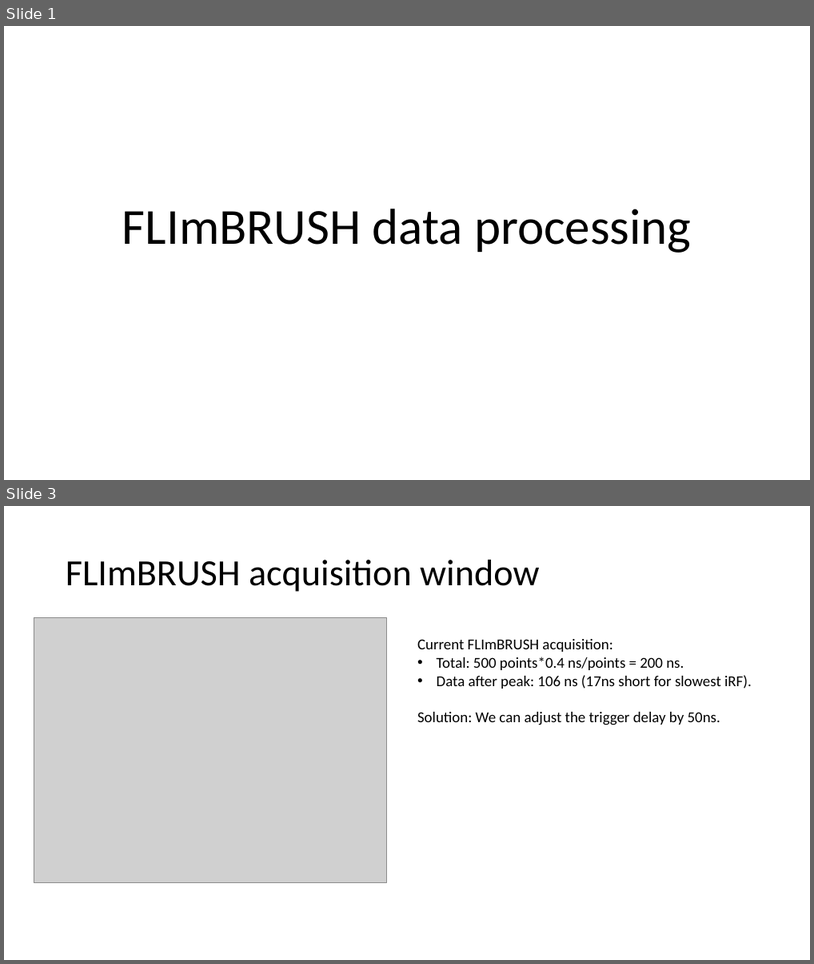
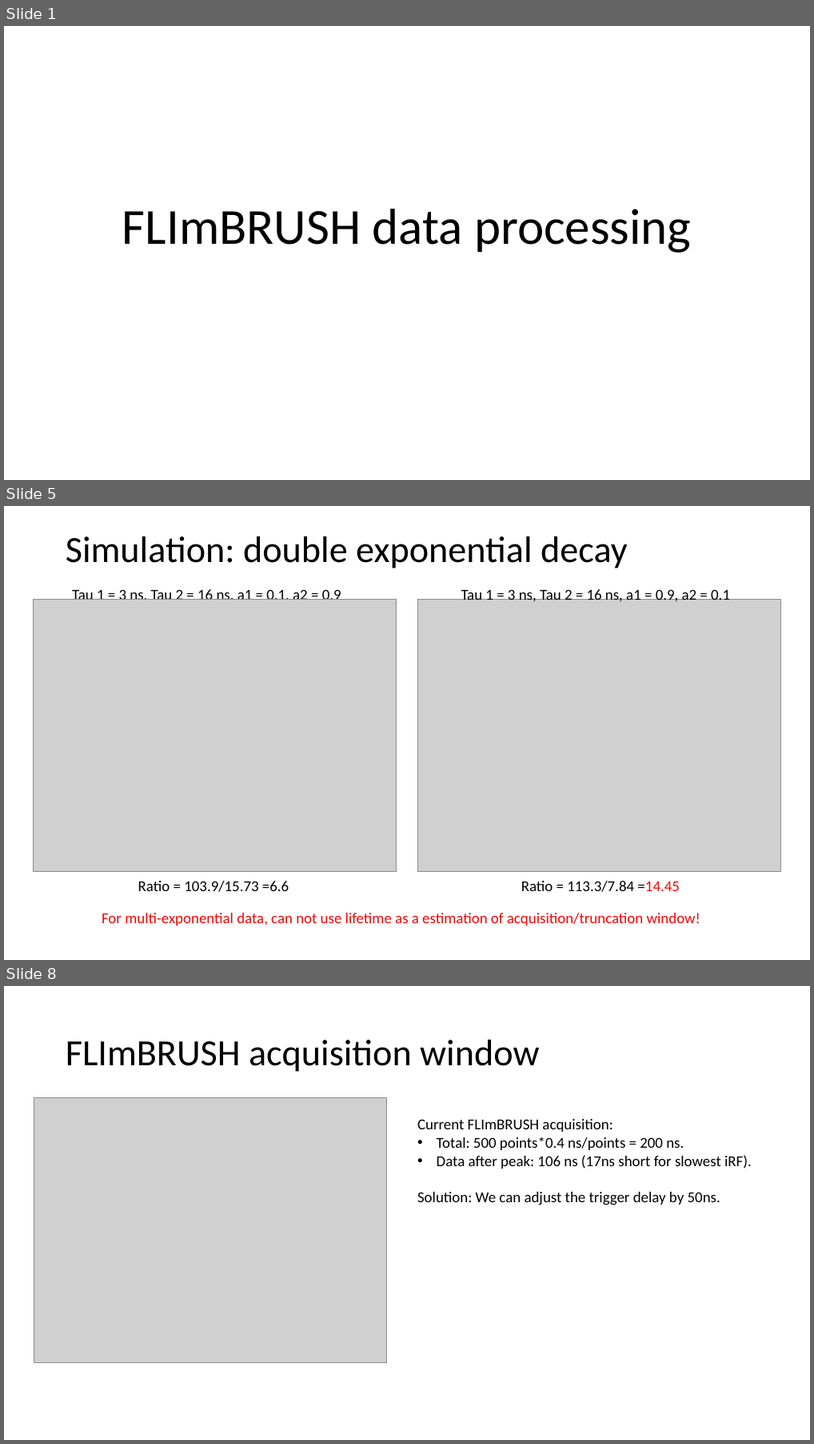
Before and after one commit to marculab/FLImBrushDataProcessingTool, a slide deck: AlphaDeterminatin/FLImBRUSH data processing.pptx. Shown one above the other, each under a label of ours: slides 1 and 3 before the commit, slides 1, 5 and 8 after it; the slides between them are not shown. The pictures are 814x964 and 814x1444 pixels, drawn with LibreOffice and Linux fonts; fonts in the diff are those of the drawing; grey boxes stand for pictures. Boxes give left, top, right and bottom in pixels: in the first picture for what was removed or moved away, otherwise in the second. Text is boxed around its words. In the diff, an @@ line names an element or a change of style, - is before the commit and + after.

```diff
--- a/AlphaDeterminatin/FLImBRUSH data processing.pptx
+++ b/AlphaDeterminatin/FLImBRUSH data processing.pptx
@@ slide 5 added at box(4, 506, 810, 960), background #FFFFFF @@
@@ title added at box(66, 536, 628, 568), 44 pt, text #000000 @@
+Simulation: double exponential decay
@@ picture added at box(33, 599, 396, 872) @@
@@ text added at box(72, 588, 342, 600), 18 pt, text #000000 @@
+Tau 1 = 3 ns, Tau 2 = 16 ns, a1 = 0.1, a2 = 0.9
@@ picture added at box(418, 599, 782, 872) @@
@@ text added at box(462, 588, 730, 602), 18 pt, text #000000 @@
+Tau 1 = 3 ns, Tau 2 = 16 ns, a1 = 0.9, a2 = 0.1
@@ text added at box(138, 880, 289, 892), 18 pt, text #000000 @@
+Ratio = 103.9/15.73 =6.6
@@ text added at box(522, 880, 680, 892), 18 pt, text #000000 @@
+Ratio = 113.3/7.84 =14.45
@@ text added at box(102, 912, 701, 925), 18 pt, text #FF0000 @@
+For multi-exponential data, can not use lifetime as a estimation of acquisition/truncation window!
@@ what was slide 3 is now slide 8 @@
```
Also in this commit, not shown: 9 slides changed, 35 other slides added, 4 slides removed.
